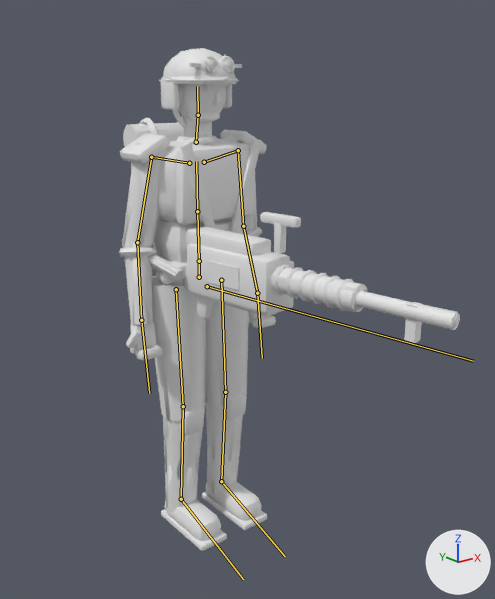
One commit to the glTF model public/assets/units/guard_heavy.glb: the scene before it, then after it.
Both versions are drawn from a 50 mm camera at (-1.37, -1.99, 1.65) aimed at (0.1, -0.16, 0.91). Lighting does not change. The marker at lower right points along +X, +Y and +Z. The older version comes first. The bones that change, and the others that lie on the model, are drawn over the model as lines. Objects named as collision shapes, trigger or cutter boxes, shadow casters or lower levels of detail are left out.

In view in the first picture: 'guard_heavy', 'guard_heavy_lod1'.
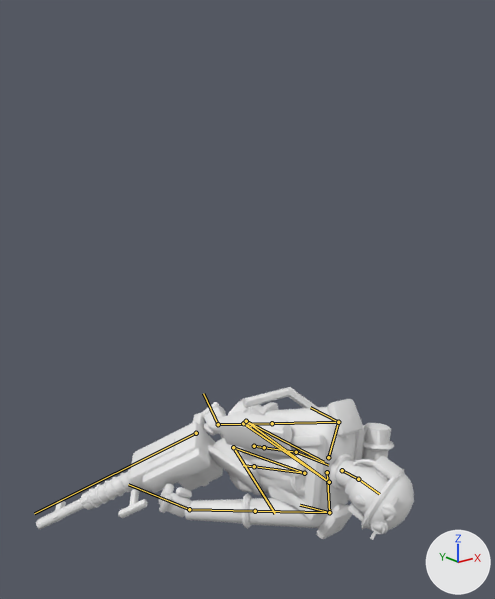
The newer file adds an action. The first version stands in its rest pose; the second is drawn at frame 35 of the action 'death_c'.

Pixel boxes [x1, y1, x2, y2] of what changed, in the pictures (495 x 599 px):
'guard_heavy', posed (10% wider, 69% shorter): before [118, 48, 460, 551]; after [36, 387, 414, 540]
'guard_heavy_lod1', posed (11% wider, 70% shorter): before [120, 48, 459, 548]; after [37, 388, 414, 539]
bone 'hips', root to tip: before (199, 277) to (199, 261); after (254, 446) to (264, 447)
bone 'spine', root to tip: before (199, 261) to (197, 211); after (264, 447) to (296, 452)
bone 'chest', root to tip: before (197, 211) to (196, 161); after (296, 452) to (328, 465)
bone 'pauldron.L', root to tip: before (238, 150) to (241, 191); after (329, 512) to (300, 505)
bone 'upper_arm.L', root to tip: before (238, 150) to (243, 226); after (329, 512) to (255, 511)
bone 'forearm.L', root to tip: before (243, 226) to (257, 293); after (255, 511) to (189, 509)
bone 'hand.L', root to tip: before (257, 293) to (262, 358); after (189, 509) to (128, 484)
bone 'pauldron.R', root to tip: before (151, 157) to (144, 202); after (338, 422) to (310, 407)
bone 'upper_arm.R', root to tip: before (151, 157) to (137, 242); after (338, 422) to (272, 423)
bone 'forearm.R', root to tip: before (137, 242) to (141, 320); after (272, 423) to (218, 424)
bone 'hand.R', root to tip: before (141, 320) to (149, 393); after (218, 424) to (203, 393)
bone 'neck', root to tip: before (196, 142) to (198, 115); after (342, 470) to (358, 479)
bone 'head', root to tip: before (198, 115) to (197, 86); after (358, 479) to (379, 494)
bone 'weapon', root to tip: before (207, 286) to (473, 361); after (196, 433) to (34, 513)
bone 'thigh.L', root to tip: before (221, 280) to (225, 392); after (254, 466) to (304, 473)
bone 'shin.L', root to tip: before (225, 392) to (221, 481); after (304, 473) to (233, 447)
bone 'foot.L', root to tip: before (221, 481) to (285, 556); after (233, 447) to (275, 513)
bone 'thigh.R', root to tip: before (176, 289) to (183, 406); after (243, 423) to (329, 482)
bone 'shin.R', root to tip: before (183, 406) to (181, 499); after (329, 482) to (246, 421)
bone 'foot.R', root to tip: before (181, 499) to (243, 579); after (246, 421) to (324, 462)

The change, as a list of edits to the scene's bpy script:
```text
Change bone_hips:
    where bone_hips = bpy.data.objects['guard_heavy_rig'].pose.bones['hips']  # child of 'root'
    bone_hips.location: (0.0, 0.0, 0.0) -> (0.3, -0.817, -0.05)
    bone_hips.rotation_quaternion: (1.0, 0.0, 0.0, 0.0) -> (0.617, 0.404, -0.497, -0.457)  # degrees (0, 0, 0) -> degrees (79, -14, -85)
Change bone_spine:
    where bone_spine = bpy.data.objects['guard_heavy_rig'].pose.bones['spine']  # child of 'hips'
    bone_spine.rotation_quaternion: (1.0, 0.0, 0.0, 0.0) -> (1.0, 0.014, 0.0, 0.0)  # degrees (0, 0, 0) -> degrees (2, 0, 0)
Change bone_chest:
    where bone_chest = bpy.data.objects['guard_heavy_rig'].pose.bones['chest']  # child of 'spine'
    bone_chest.rotation_quaternion: (1.0, 0.0, 0.0, 0.0) -> (0.987, 0.032, -0.132, -0.084)  # degrees (0, 0, 0) -> degrees (5, -15, -10)
Change bone_pauldron_l:
    where bone_pauldron_l = bpy.data.objects['guard_heavy_rig'].pose.bones['pauldron.L']  # child of 'clavicle.L'
    bone_pauldron_l.rotation_quaternion: (1.0, 0.0, 0.0, 0.0) -> (0.998, -0.057, -0.01, -0.005)  # degrees (0, 0, 0) -> degrees (-7, -1, -1)
Change bone_upper_arm_l:
    where bone_upper_arm_l = bpy.data.objects['guard_heavy_rig'].pose.bones['upper_arm.L']  # child of 'clavicle.L'
    bone_upper_arm_l.rotation_quaternion: (1.0, 0.0, 0.0, 0.0) -> (-0.926, 0.369, 0.067, 0.036)  # degrees (0, 0, 0) -> degrees (-43, -9, -1)
Change bone_forearm_l:
    where bone_forearm_l = bpy.data.objects['guard_heavy_rig'].pose.bones['forearm.L']  # child of 'upper_arm.L'
    bone_forearm_l.rotation_quaternion: (1.0, 0.0, 0.0, 0.0) -> (0.989, 0.146, 0.0, -0.019)  # degrees (0, 0, 0) -> degrees (17, 0, -2)
Change bone_hand_l:
    where bone_hand_l = bpy.data.objects['guard_heavy_rig'].pose.bones['hand.L']  # child of 'forearm.L'
    bone_hand_l.rotation_quaternion: (1.0, 0.0, 0.0, 0.0) -> (-0.162, 0.198, -0.964, 0.072)  # degrees (0, 0, 0) -> degrees (12, 164, 25)
Change bone_pauldron_r:
    where bone_pauldron_r = bpy.data.objects['guard_heavy_rig'].pose.bones['pauldron.R']  # child of 'clavicle.R'
    bone_pauldron_r.rotation_quaternion: (1.0, 0.0, 0.0, 0.0) -> (0.999, -0.035, -0.01, -0.023)  # degrees (0, 0, 0) -> degrees (-4, -1, -3)
Change bone_upper_arm_r:
    where bone_upper_arm_r = bpy.data.objects['guard_heavy_rig'].pose.bones['upper_arm.R']  # child of 'clavicle.R'
    bone_upper_arm_r.rotation_quaternion: (1.0, 0.0, 0.0, 0.0) -> (0.958, -0.233, -0.068, -0.153)  # degrees (0, 0, 0) -> degrees (-26, -12, -15)
Change bone_forearm_r:
    where bone_forearm_r = bpy.data.objects['guard_heavy_rig'].pose.bones['forearm.R']  # child of 'upper_arm.R'
    bone_forearm_r.rotation_quaternion: (1.0, 0.0, 0.0, 0.0) -> (0.989, 0.146, 0.0, 0.019)  # degrees (0, 0, 0) -> degrees (17, 0, 2)
Change bone_hand_r:
    where bone_hand_r = bpy.data.objects['guard_heavy_rig'].pose.bones['hand.R']  # child of 'forearm.R'
    bone_hand_r.rotation_quaternion: (1.0, 0.0, 0.0, 0.0) -> (0.413, 0.368, -0.812, -0.187)  # degrees (0, 0, 0) -> degrees (-46, -148, 63)
Change bone_neck:
    where bone_neck = bpy.data.objects['guard_heavy_rig'].pose.bones['neck']  # child of 'chest'
    bone_neck.rotation_quaternion: (1.0, 0.0, 0.0, 0.0) -> (1.0, -0.017, 0.0, 0.0)  # degrees (0, 0, 0) -> degrees (-2, 0, 0)
Change bone_head:
    where bone_head = bpy.data.objects['guard_heavy_rig'].pose.bones['head']  # child of 'neck'
    bone_head.rotation_quaternion: (1.0, 0.0, 0.0, 0.0) -> (0.967, -0.138, 0.03, -0.214)  # degrees (0, 0, 0) -> degrees (-16, 0, -25)
Change bone_weapon:
    where bone_weapon = bpy.data.objects['guard_heavy_rig'].pose.bones['weapon']  # child of 'chest'
    bone_weapon.location: (0.0, 0.0, 0.0) -> (-0.155, -0.029, -0.2)
    bone_weapon.rotation_quaternion: (1.0, 0.0, 0.0, 0.0) -> (0.868, -0.374, -0.08, 0.316)  # degrees (0, 0, 0) -> degrees (-45, 6, 38)
Change bone_thigh_l:
    where bone_thigh_l = bpy.data.objects['guard_heavy_rig'].pose.bones['thigh.L']  # child of 'hips'
    bone_thigh_l.rotation_quaternion: (1.0, 0.0, 0.0, 0.0) -> (0.211, -0.86, 0.008, 0.465)  # degrees (0, 0, 0) -> degrees (-143, 53, 18)
Change bone_shin_l:
    where bone_shin_l = bpy.data.objects['guard_heavy_rig'].pose.bones['shin.L']  # child of 'thigh.L'
    bone_shin_l.rotation_quaternion: (1.0, 0.0, 0.0, 0.0) -> (0.248, 0.969, 0.0, 0.0)  # degrees (0, 0, 0) -> degrees (151, 0, 0)
Change bone_foot_l:
    where bone_foot_l = bpy.data.objects['guard_heavy_rig'].pose.bones['foot.L']  # child of 'shin.L'
    bone_foot_l.rotation_quaternion: (1.0, 0.0, 0.0, 0.0) -> (0.569, -0.503, 0.248, -0.601)  # degrees (0, 0, 0) -> degrees (-67, -19, -81)
Change bone_thigh_r:
    where bone_thigh_r = bpy.data.objects['guard_heavy_rig'].pose.bones['thigh.R']  # child of 'hips'
    bone_thigh_r.rotation_quaternion: (1.0, 0.0, 0.0, 0.0) -> (-0.099, -0.89, -0.239, 0.376)  # degrees (0, 0, 0) -> degrees (-180, 46, 30)
Change bone_shin_r:
    where bone_shin_r = bpy.data.objects['guard_heavy_rig'].pose.bones['shin.R']  # child of 'thigh.R'
    bone_shin_r.rotation_quaternion: (1.0, 0.0, 0.0, 0.0) -> (0.367, 0.93, 0.0, 0.0)  # degrees (0, 0, 0) -> degrees (137, 0, 0)
Change bone_foot_r:
    where bone_foot_r = bpy.data.objects['guard_heavy_rig'].pose.bones['foot.R']  # child of 'shin.R'
    bone_foot_r.rotation_quaternion: (1.0, 0.0, 0.0, 0.0) -> (0.759, -0.359, 0.506, -0.198)  # degrees (0, 0, 0) -> degrees (-73, 39, -58)
```
